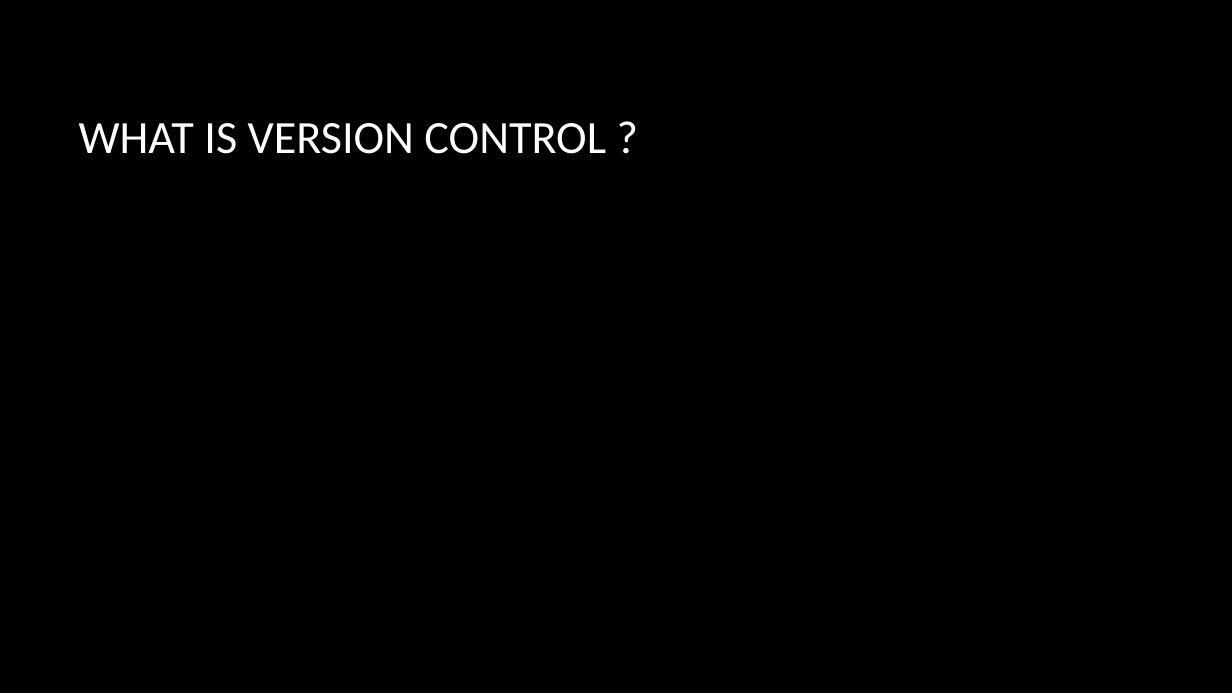
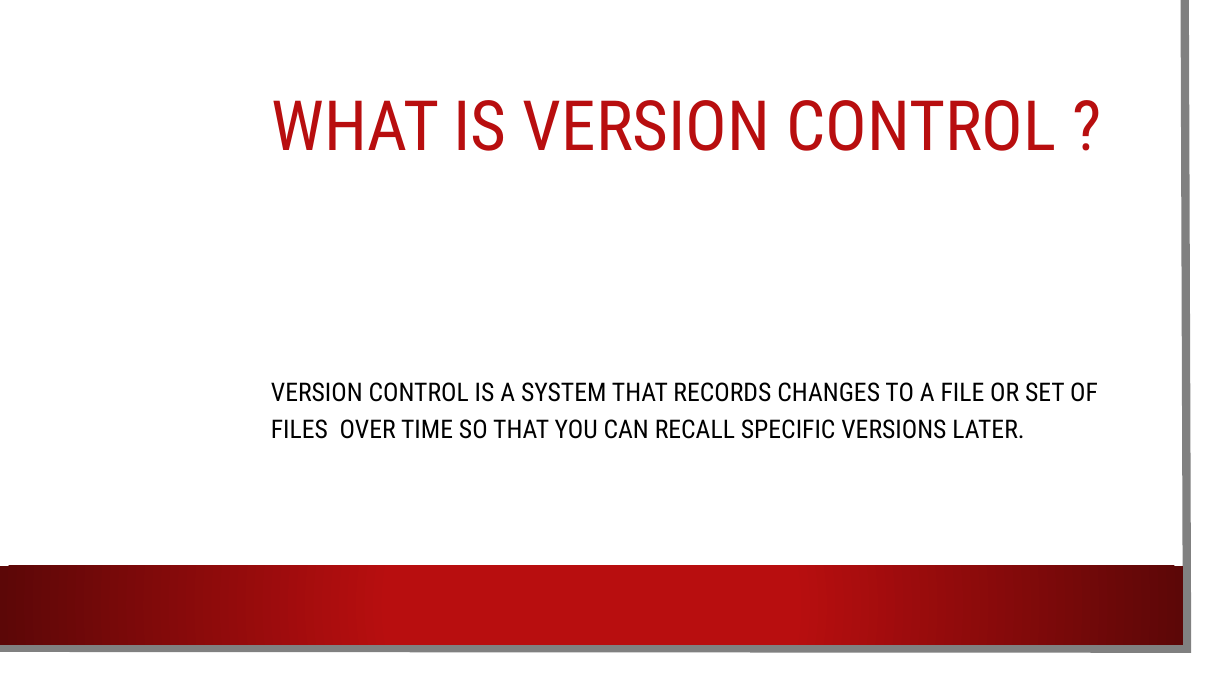
Before and after one commit to 7dimiforster7/ccbs, a slide deck: slide 3 of Traveling trhough time with git.pptx. Drawn at 1232x693 pixels with LibreOffice and Linux fonts; fonts in the diff are those of the drawing; background and template pictures are left out. Boxes give left, top, right and bottom in pixels: in the first picture for what was removed or moved away, otherwise in the second. Text is boxed around its words. In the diff, an @@ line names an element or a change of style, - is before the commit and + after.

Commit message:
adicionada a definicao de version control

```diff
--- a/Traveling trhough time with git.pptx
+++ b/Traveling trhough time with git.pptx
@@ rectangle added at <box>0,0,1211,672</box>, fill #FFFFFF @@
@@ freeform shape added at <box>0,0,1188,649</box>, outline #808080 6.5 pt @@
@@ title "WHAT IS VERSION CONTROL ?": place and size @@
-title "WHAT IS VERSION CONTROL ?" at <box>79,123,606,154</box>
+title "WHAT IS VERSION CONTROL ?" at <box>271,100,1056,151</box>
@@ title "WHAT IS VERSION CONTROL ?" at <box>271,100,1056,151</box>: size 36 to 54 pt, font Calibri to Roboto Condensed, text colour #FFFFFF to #B80E0F; line spacing 1 to 0.9 @@
@@ text added at <box>271,382,1098,439</box>, 20 pt, text #000000 @@
+VERSION CONTROL IS A SYSTEM THAT RECORDS CHANGES TO A FILE OR SET OF FILES OVER TIME SO THAT YOU CAN RECALL SPECIFIC VERSIONS LATER.
@@ rectangle added at <box>0,566,1183,644</box>, fill gradient #B80E0F to #5C0707 @@
```
Also in this commit, not shown: 6 other slides changed.
